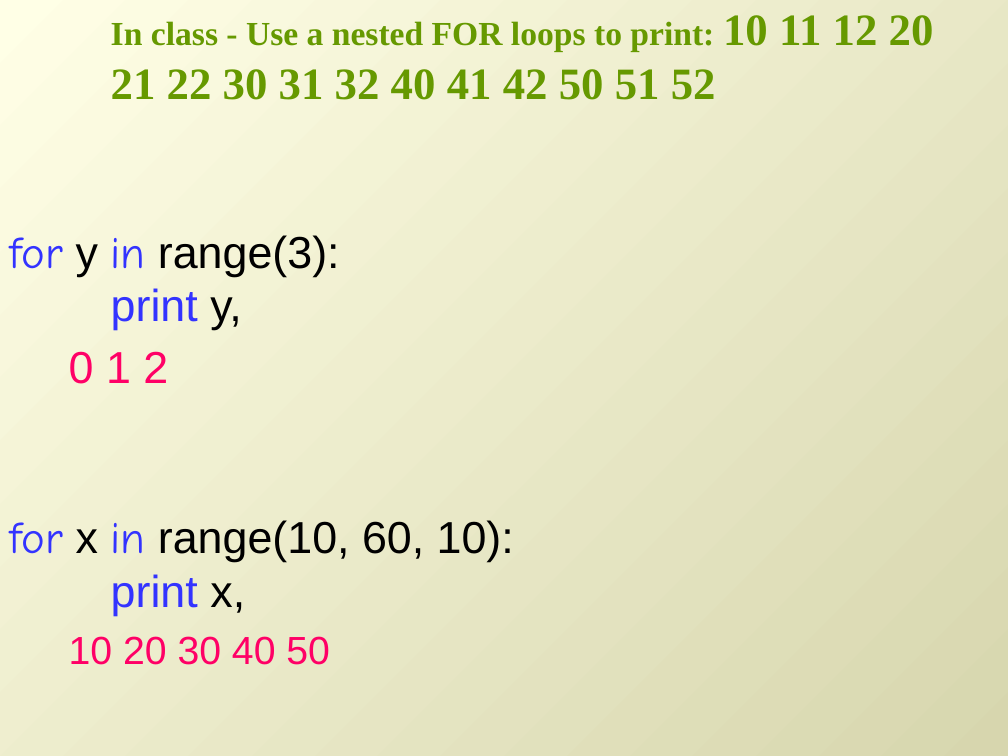
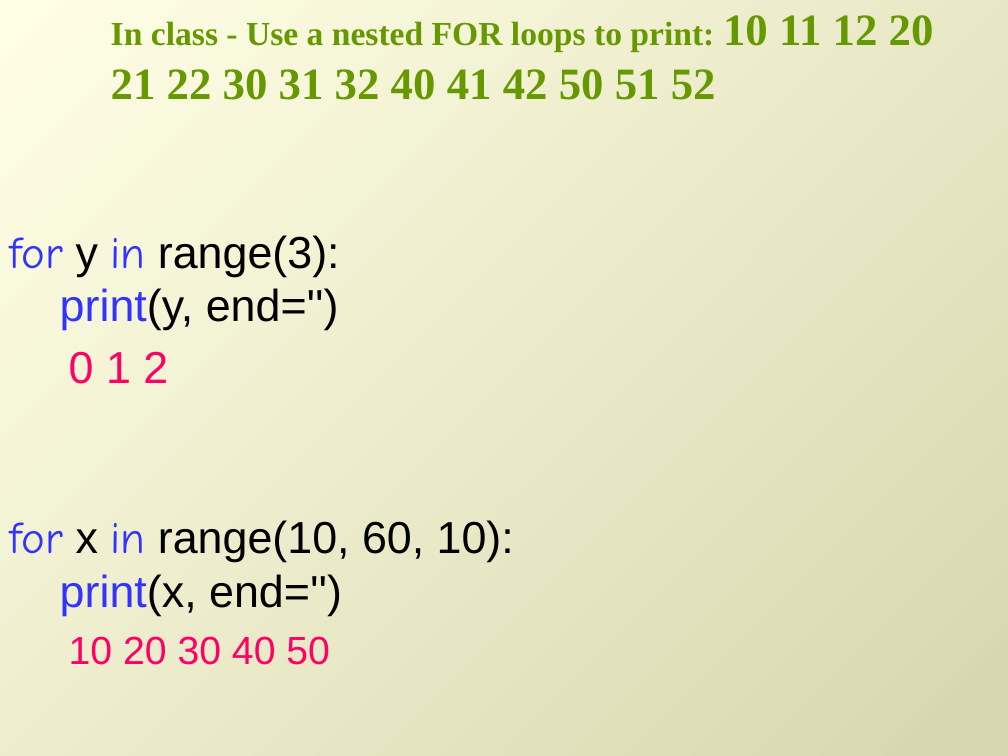
Before and after one commit to lgtateos/gis540, a slide deck: slide 11 of slides/looping2.pptx. Drawn at 1008x756 pixels with LibreOffice and Linux fonts; fonts in the diff are those of the drawing. Boxes give left, top, right and bottom in pixels: in the first picture for what was removed or moved away, otherwise in the second. Text is boxed around its words. In the diff, an @@ line names an element or a change of style, - is before the commit and + after.

```diff
--- a/slides/looping2.pptx
+++ b/slides/looping2.pptx
@@ text at (60,288,339,330): text changed; text colour #3333FF to #000000 @@
-print y,
+print(y, end='')
@@ text at (60,574,342,616): text changed; text colour #3333FF to #000000 @@
-print x,
+print(x, end='')
```
Also in this commit, not shown: 12 other slides changed.
